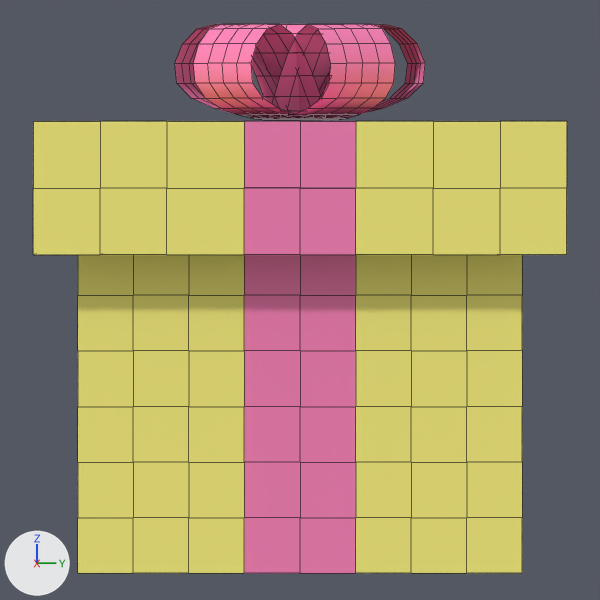
What one commit did to the Blender file ic_launcher.blend.
The view is the same before and after, from the file's camera 'Camera'. Arrows for +X, +Y and +Z are at lower left; the lights stay in place. Mesh edges are drawn as thin lines.

The first picture shows 'Bow', 'Box', 'Ribbon.001'.
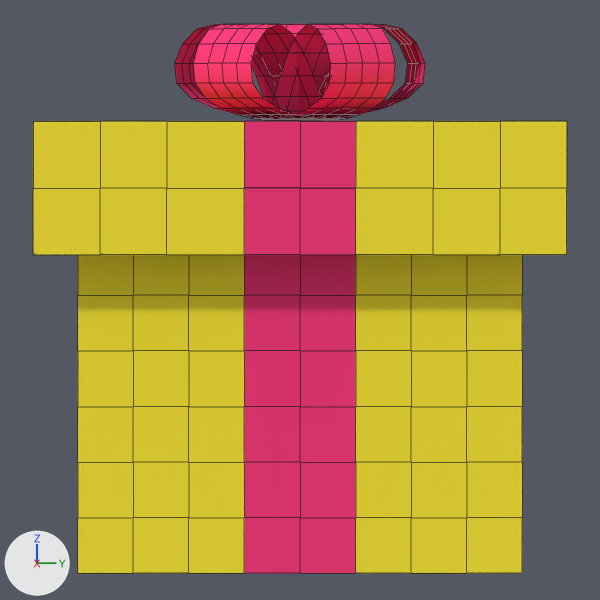
Boxes [x1, y1, x2, y2] around the edits, measured in the pictures (600 x 600 px):
'Box', recoloured
    both: [33, 121, 567, 573]
'Ribbon.001', recoloured
    both: [244, 121, 356, 573]
'Bow', recoloured
    both: [175, 24, 425, 120]

The change in detail:
Material 'Ribbon' (mat_ribbon) changes colour from pink #ff89bd to pink #ff4081; in linear values from (1.0, 0.25, 0.51) to (1.0, 0.0513, 0.22).
Material 'Box' (mat_box) changes colour from yellow #fff684 to yellow #ffeb3b; in linear values from (1.0, 0.918, 0.23) to (1.0, 0.831, 0.0437).
